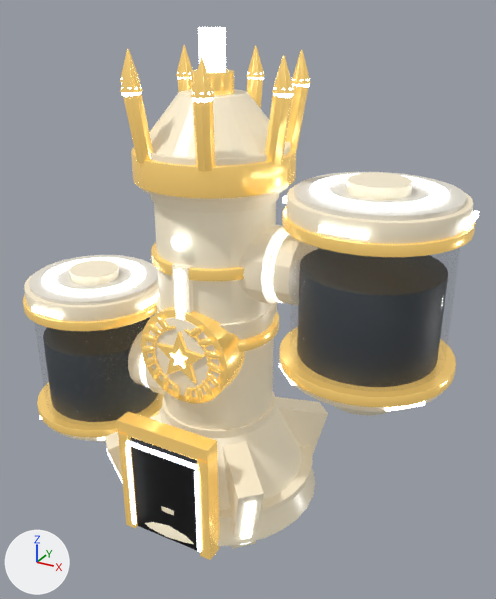
What one commit did to the glTF model assets/kit_hd/skins/Vat_Graduate_T2.glb.
Before and after are seen from a 50 mm camera at (4.51, -7.32, 6.91) aimed at (0.39, 0.16, 3.17). Lighting does not change. The marker at lower left points along +X, +Y and +Z. The first picture is the older version. Vertices at exactly the same position are counted once.

Names of what the first picture shows: 'Vat_Graduate_T2'.
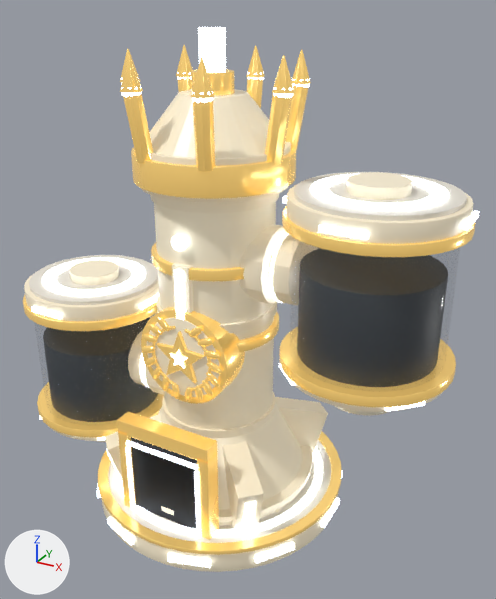
Edits to the scene script, one JSON object a line:
```json
{"block": "me_vat_graduate_t2", "where": "# used by ob_vat_graduate_t2; location = (0.0, 0.0, 0.0)"}
{"op": "remove", "block": "me_vat_graduate_t2", "code": "me_vat_graduate_t2.from_pydata(...)  # 14565 vertices, 28602 faces; spans x -3.22..3.22, y -1.47..1.45, z -0.02..6.59"}
{"op": "add", "block": "me_vat_graduate_t2", "code": "me_vat_graduate_t2.from_pydata(...)  # 15685 vertices, 30650 faces; spans x -3.22..3.22, y -1.84..1.84, z -0.03..6.59"}
{"block": "me_vat_graduate_t2", "change": "me_vat_graduate_t2 part 1: a new loose piece, a 48-sided cylinder along z spanning x -1.7..1.7, y -1.7..1.7, z 0.38..0.41, in mat_os_grad_pearl (white #ede7da)"}
{"block": "me_vat_graduate_t2", "change": "me_vat_graduate_t2 part 2: a new loose piece, a box spanning x 1.79..1.84, y -0.283..0.283, z 0.19..0.29, in mat_os_light_001 (white #d4dde5, glowing white #edf6ff)"}
{"block": "me_vat_graduate_t2", "change": "me_vat_graduate_t2 part 3: 204 vertices removed from x -1.45..1.45, y -1.45..1.45, z -0.02..0.25; 1212 vertices added at x -1.83..1.83, y -1.84..1.84, z -0.03..0.44"}
{"block": "me_vat_graduate_t2", "change": "other edits to the shape of me_vat_graduate_t2 do not show in these pictures"}
```

Location of each change, (x1, y1, x2, y2) in pixels of the pictures (496 x 599 px):
```json
{"object": "Vat_Graduate_T2", "change": "reshaped", "before": [23, 27, 479, 560], "after": [23, 27, 479, 572]}
{"part": 1, "of": "me_vat_graduate_t2", "change": "added", "after": [108, 440, 332, 543]}
{"part": 2, "of": "me_vat_graduate_t2", "change": "added", "after": [321, 498, 340, 528]}
{"part": 3, "of": "me_vat_graduate_t2", "change": "built on", "before": [107, 402, 327, 560], "after": [97, 402, 343, 572]}
```
